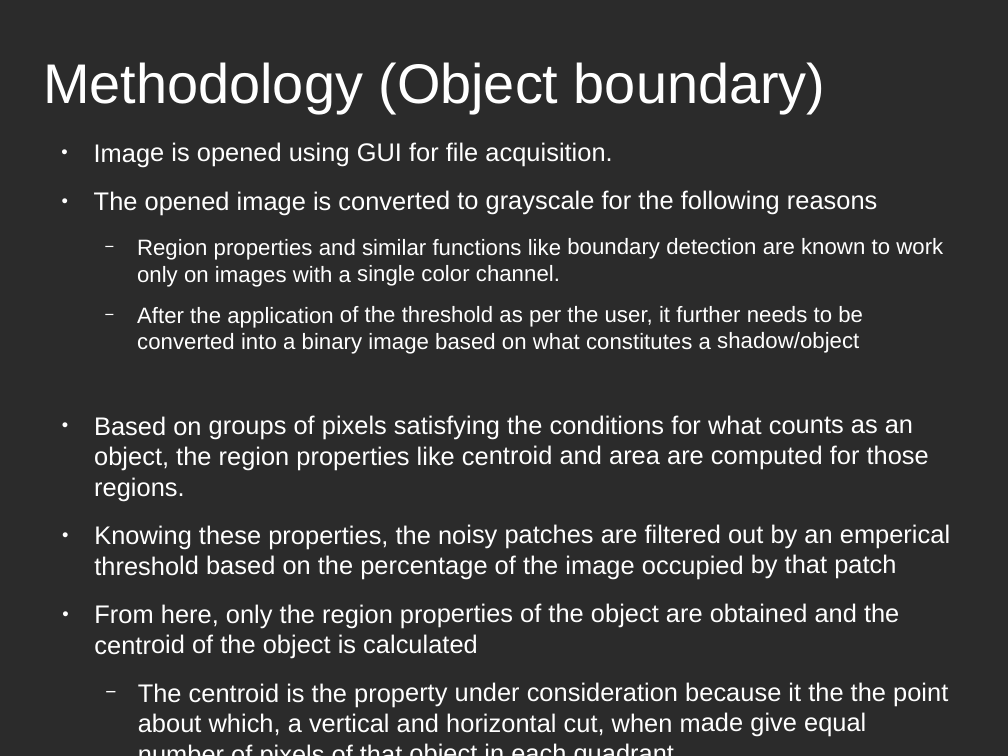
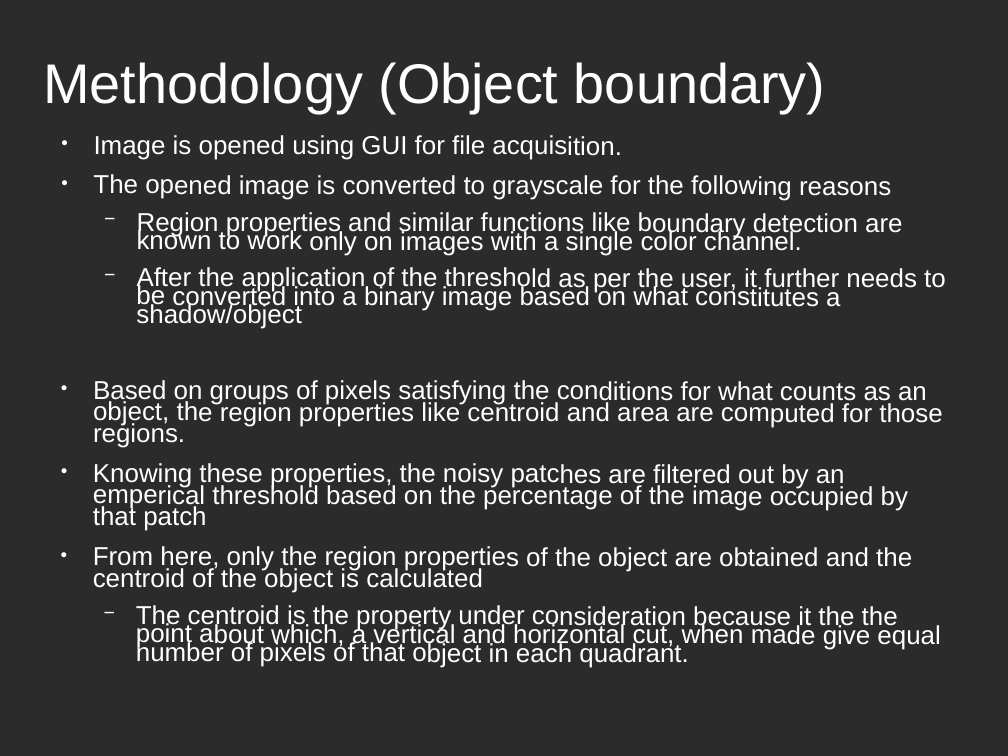
Before and after one commit to Anirudh-Shrikanth/light_source_direction_detection, a slide deck: slide 4 of PPT.odp (slide 3 before the commit). Drawn at 1008x756 pixels with LibreOffice and Linux fonts; fonts in the diff are those of the drawing; background and template pictures are left out; a plain dark background stands for a picture behind light text. Boxes give left, top, right and bottom in pixels: in the first picture for what was removed or moved away, otherwise in the second. Text is boxed around its words. In the diff, an @@ line names an element or a change of style, - is before the commit and + after.

```diff
--- a/PPT.odp
+++ b/PPT.odp
@@ text "Image is opened using GUI ..." at [93,135,946,668]: size 20 to 20.4 pt in "Image is opened using GUI for file ...", "The opened image is converted to grayscale ...", "Based on groups of pixels satisfying the ...", "Knowing these properties, the noisy patches are ..." and 2 more places; size 17.5 to 20.4 pt in "Region properties and similar functions like boundary ...", "After the application of the threshold as ..."; indent changed; line spacing 1 to 0.7; line spacing 1 to 0.6; more space between paragraphs; rotation 359 to 0 degrees @@
```
Also in this commit, not shown: 6 other slides changed, 1 slide added.
